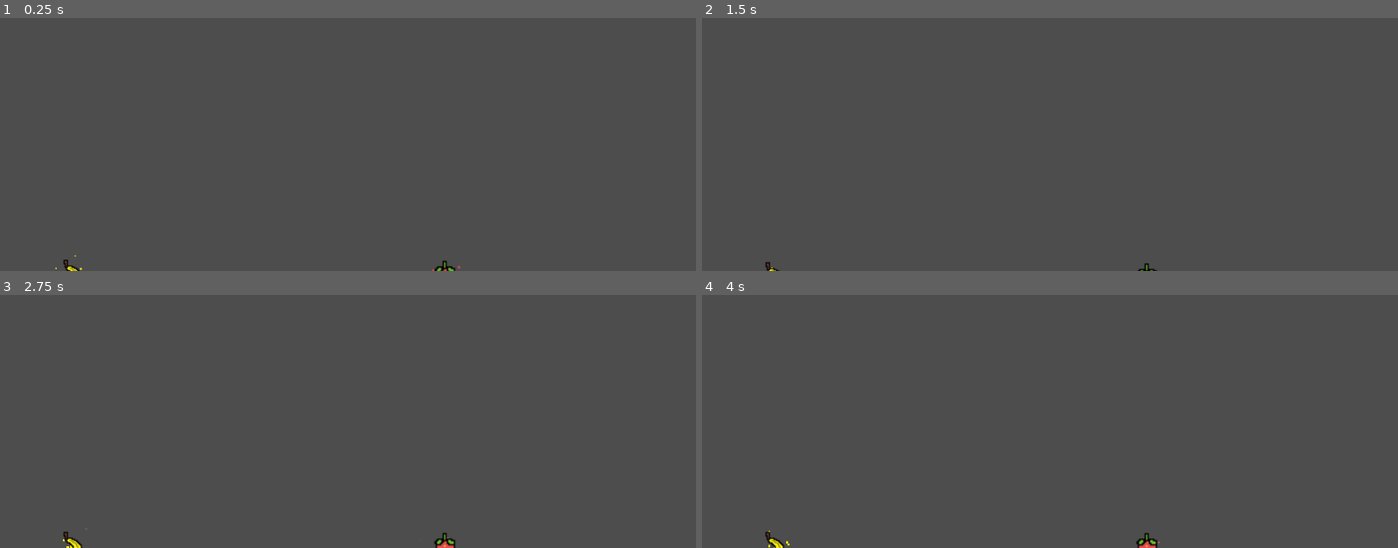
Above: before the commit, frames 1-4 (two rows, left to right).
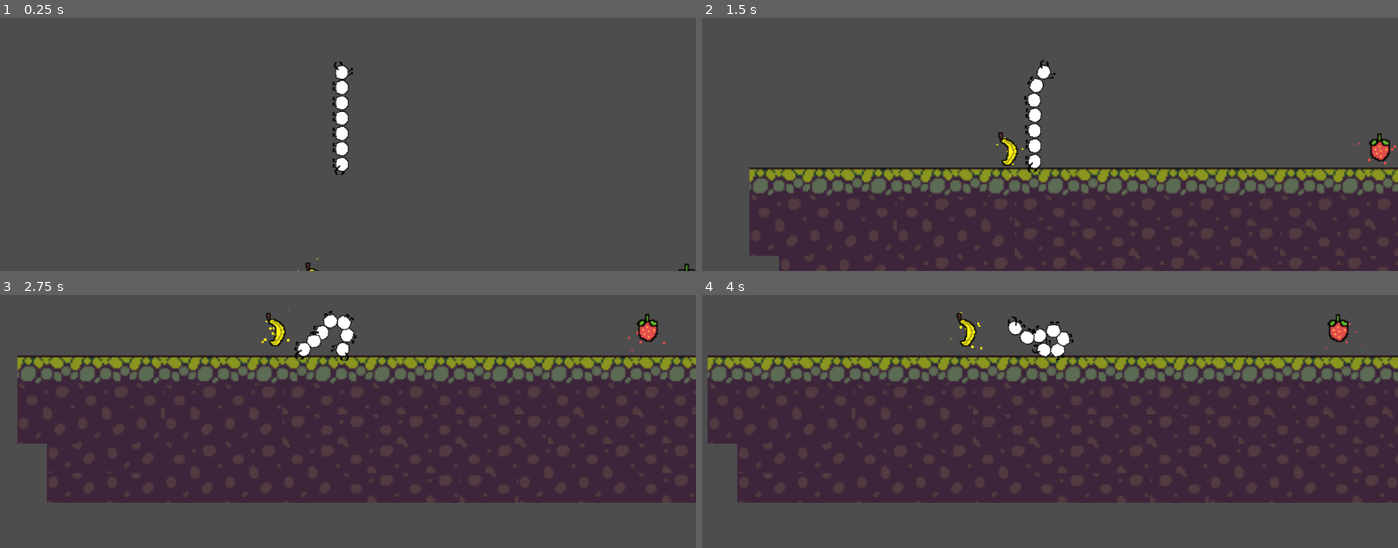
Above: after the commit, the same moments.

Repository: sammo4gun/dtjune
Game: Godot game, scene res://World.tscn
The game is run twice, just before and just after one commit, with the same random seed, the same clock (stepped at 60 frames per second) and the same inputs.
Inputs:
- Up to frame 1 (0.25 s): no input
- Up to frame 2 (1.5 s): hold Right (right) 0.53-1.28 s; hold A (stick_head) 0.53-1.28 s; hold Down (ui_down) from 1.28 s (still down); tap D (stick_tail) at 1.35 s
- Up to frame 3 (2.75 s): release Down (ui_down) at 2.03 s; hold Right (right) from 2.03 s (still down); hold A (stick_head) from 2.03 s (still down)
- Up to frame 4 (4 s): release Right (right) at 2.78 s; release A (stick_head) at 2.78 s; hold Up (ui_up) 2.78-3.53 s; tap D (stick_tail) at 2.85 s; hold Left (left) from 3.53 s (still down); hold A (stick_head) from 3.53 s (still down)

The runs differ from the first frame. In frame 1, 0.9% of the frame differs, in the area x 7-100%, y 17-100%; in frame 2, 33%; in frame 3, 49%; in frame 4, 50%, in the area x 0-100%, y 6-100%.

Commit message:
caterpillar stuff!

Diff:
--- a/dtjune/body_part.tscn
+++ b/dtjune/body_part.tscn
@@ -1,4 +1,6 @@
-[gd_scene load_steps=2 format=3 uid="uid://dte7eigdr34f7"]
+[gd_scene load_steps=3 format=3 uid="uid://dte7eigdr34f7"]
+
+[ext_resource type="Texture2D" uid="uid://chb6boemdjuc6" path="res://Assets/Caterpillar/middle of the caterpillar.png" id="1_lcuup"]
 
 [sub_resource type="CircleShape2D" id="CircleShape2D_12r4b"]
 
@@ -6,3 +8,9 @@
 
 [node name="CollisionShape2D" type="CollisionShape2D" parent="."]
 shape = SubResource("CircleShape2D_12r4b")
+
+[node name="MiddleOfTheCaterpillar" type="Sprite2D" parent="."]
+position = Vector2(-1.19209e-07, -2)
+rotation = 1.5708
+scale = Vector2(1.11625, 1.11625)
+texture = ExtResource("1_lcuup")
--- a/dtjune/head.gd
+++ b/dtjune/head.gd
@@ -2,7 +2,16 @@
 
 var stick_candidate = null
 
-func _physics_process(delta):
+@onready var head_open_sprite = $"HeadOpenSprite"
+@onready var head_closed_sprite = $"HeadClosedSprite"
+@onready var tail_open_sprite = $"TailOpenSprite"
+@onready var tail_closed_sprite = $"TailClosedSprite"
+
+@export var is_real_head = false;
+
+var sticking = false
+
+func _physics_process(_delta):
 	stick_candidate = null
 
 	var colliding_bodies = $Area2D.get_overlapping_bodies()
@@ -11,3 +20,18 @@
 			if body.is_in_group("Wall"):
 				stick_candidate = body;
 				break;
+
+	if sticking:
+		if is_real_head:
+			head_open_sprite.visible = true
+			head_closed_sprite.visible = false
+		else:
+			tail_open_sprite.visible = true
+			tail_closed_sprite.visible = false
+	else:
+		if is_real_head:
+			head_open_sprite.visible = false
+			head_closed_sprite.visible = true
+		else:
+			tail_open_sprite.visible = false
+			tail_closed_sprite.visible = true
--- a/dtjune/head.tscn
+++ b/dtjune/head.tscn
@@ -1,6 +1,10 @@
-[gd_scene load_steps=4 format=3 uid="uid://c8arbucqopsgm"]
+[gd_scene load_steps=8 format=3 uid="uid://c8arbucqopsgm"]
 
 [ext_resource type="Script" uid="uid://c4ogtft3wpc3l" path="res://head.gd" id="1_xe7ry"]
+[ext_resource type="Texture2D" uid="uid://gdl7a77ebxlm" path="res://Assets/Caterpillar/caterpillar head talons closed.png" id="2_hukeq"]
+[ext_resource type="Texture2D" uid="uid://da72yplofo7uk" path="res://Assets/Caterpillar/caterpillar head talons open.png" id="2_pij62"]
+[ext_resource type="Texture2D" uid="uid://eshohnsbqkny" path="res://Assets/Caterpillar/caterpillar bum talons open.png" id="4_akhm5"]
+[ext_resource type="Texture2D" uid="uid://bwnyo4ybvdueq" path="res://Assets/Caterpillar/caterpillar bum talons closed.png" id="5_7nidb"]
 
 [sub_resource type="CircleShape2D" id="CircleShape2D_2dftf"]
 
@@ -19,3 +23,31 @@
 position = Vector2(-1.90735e-06, 0)
 scale = Vector2(5, 5)
 shape = SubResource("CircleShape2D_mihp7")
+
+[node name="HeadOpenSprite" type="Sprite2D" parent="."]
+visible = false
+position = Vector2(0, -6)
+rotation = 1.5708
+scale = Vector2(1.10637, 1.10637)
+texture = ExtResource("2_pij62")
+
+[node name="HeadClosedSprite" type="Sprite2D" parent="."]
+visible = false
+position = Vector2(2, -6)
+rotation = 1.5708
+scale = Vector2(1.10637, 1.10637)
+texture = ExtResource("2_hukeq")
+
+[node name="TailOpenSprite" type="Sprite2D" parent="."]
+visible = false
+position = Vector2(-1, 4)
+rotation = 1.5708
+scale = Vector2(1.11431, 1.11431)
+texture = ExtResource("4_akhm5")
+
+[node name="TailClosedSprite" type="Sprite2D" parent="."]
+visible = false
+position = Vector2(-1, 4)
+rotation = 1.5708
+scale = Vector2(1.114, 1.114)
+texture = ExtResource("5_7nidb")
--- a/dtjune/player.gd
+++ b/dtjune/player.gd
@@ -3,6 +3,8 @@
 @export var head_thrust = 2000
 @export var head_linear_damp = 4.0
 @export var head_angular_damp = 4.0
+
+@onready var camera = $"Camera2D"
 
 const LINK_SCENE = preload("res://body_part.tscn")
 const HEAD_SCENE = preload("res://head.tscn")
@@ -45,6 +47,7 @@
 	head.position = Vector2(0, -LINK_SPACING)
 	head.linear_damp = head_linear_damp
 	head.angular_damp = head_angular_damp
+	head.is_real_head = true
 	add_child(head)
 	previous_link = head
 
@@ -82,6 +85,7 @@
 		previous_link = link
 
 func _physics_process(delta):
+	handle_camera()
 	var input_direction = Vector2.ZERO
 
 	if Input.is_action_pressed("ui_right"):
@@ -102,6 +106,9 @@
 
 	if active_head:
 		active_head.apply_force(current_force)
+
+func handle_camera():
+	camera.position = head.position
 
 func _input(event):
 	handle_grabbing(event)
--- a/dtjune/player.tscn
+++ b/dtjune/player.tscn
@@ -1,6 +1,8 @@
-[gd_scene load_steps=2 format=3 uid="uid://bdtshlpdac7qh"]
+[gd_scene load_steps=2 format=3 uid="uid://xwr3l0s3uhd"]
 
 [ext_resource type="Script" uid="uid://dwbdjcbd7d7fm" path="res://player.gd" id="1_4flbx"]
 
 [node name="Player" type="Node2D"]
 script = ExtResource("1_4flbx")
+
+[node name="Camera2D" type="Camera2D" parent="."]
Binary file added: dtjune/Assets/Caterpillar/caterpillar bum talons closed.png
Not shown, added: dtjune/Assets/Caterpillar/caterpillar bum talons closed.png.import
Binary file added: dtjune/Assets/Caterpillar/caterpillar bum talons open.png
Not shown, added: dtjune/Assets/Caterpillar/caterpillar bum talons open.png.import
Binary file added: dtjune/Assets/Caterpillar/caterpillar head talons closed.png
Not shown, added: dtjune/Assets/Caterpillar/caterpillar head talons closed.png.import
Binary file added: dtjune/Assets/Caterpillar/caterpillar head talons open.png
Not shown, added: dtjune/Assets/Caterpillar/caterpillar head talons open.png.import
Binary file added: dtjune/Assets/Caterpillar/middle of the caterpillar.png
Not shown, added: dtjune/Assets/Caterpillar/middle of the caterpillar.png.import
Not shown: 1 places in dtjune/World.tscn that only renumber resources
